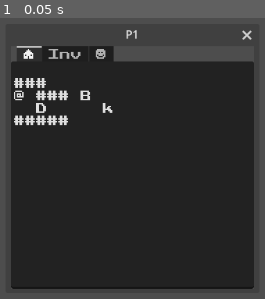
Above: before the commit, frame 1.
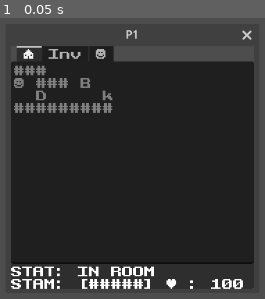
Above: after the commit, the same moment.

Repository: KaizNike/rlreddit-roguelike-tutorial-project-by-KN
Game: Godot game, scene res://src/player.tscn
Two runs of this game, one before a commit and one after it. Both use one fixed random seed, a clock stepped at 60 frames per second and the inputs below. The project has no main scene, so this scene is started directly.
Inputs:
- Up to frame 1 (0.05 s): no input

The runs differ from the first frame. In frame 1, 5.9% of the frame differs, in the area x 4-96%, y 17-97%.

Commit message:
Part 1: Movement, UI, and Copy Pasting
Code From: 'Defeating User Built Dungeon' by Me

Diff:
--- a/Multiplayer RL - RLReddit Project/project.godot
+++ b/Multiplayer RL - RLReddit Project/project.godot
@@ -14,9 +14,51 @@
 config/features=PackedStringArray("4.2", "GL Compatibility")
 config/icon="res://icon.svg"
 
+[autoload]
+
+TurnManager="*res://src/globals/turnManager.tscn"
+
 [display]
 
 window/subwindows/embed_subwindows=false
+
+[input]
+
+k1_move_n={
+"deadzone": 0.5,
+"events": [Object(InputEventKey,"resource_local_to_scene":false,"resource_name":"","device":-1,"window_id":0,"alt_pressed":false,"shift_pressed":false,"ctrl_pressed":false,"meta_pressed":false,"pressed":false,"keycode":0,"physical_keycode":87,"key_label":0,"unicode":119,"echo":false,"script":null)
+]
+}
+k1_move_s={
+"deadzone": 0.5,
+"events": [Object(InputEventKey,"resource_local_to_scene":false,"resource_name":"","device":-1,"window_id":0,"alt_pressed":false,"shift_pressed":false,"ctrl_pressed":false,"meta_pressed":false,"pressed":false,"keycode":0,"physical_keycode":83,"key_label":0,"unicode":115,"echo":false,"script":null)
+]
+}
+k1_move_w={
+"deadzone": 0.5,
+"events": [Object(InputEventKey,"resource_local_to_scene":false,"resource_name":"","device":-1,"window_id":0,"alt_pressed":false,"shift_pressed":false,"ctrl_pressed":false,"meta_pressed":false,"pressed":false,"keycode":0,"physical_keycode":65,"key_label":0,"unicode":97,"echo":false,"script":null)
+]
+}
+k1_move_e={
+"deadzone": 0.5,
+"events": [Object(InputEventKey,"resource_local_to_scene":false,"resource_name":"","device":-1,"window_id":0,"alt_pressed":false,"shift_pressed":false,"ctrl_pressed":false,"meta_pressed":false,"pressed":false,"keycode":0,"physical_keycode":68,"key_label":0,"unicode":100,"echo":false,"script":null)
+]
+}
+k1_use_item={
+"deadzone": 0.5,
+"events": [Object(InputEventKey,"resource_local_to_scene":false,"resource_name":"","device":-1,"window_id":0,"alt_pressed":false,"shift_pressed":false,"ctrl_pressed":false,"meta_pressed":false,"pressed":false,"keycode":0,"physical_keycode":81,"key_label":0,"unicode":113,"echo":false,"script":null)
+]
+}
+k1_sleep={
+"deadzone": 0.5,
+"events": [Object(InputEventKey,"resource_local_to_scene":false,"resource_name":"","device":-1,"window_id":0,"alt_pressed":false,"shift_pressed":false,"ctrl_pressed":false,"meta_pressed":false,"pressed":false,"keycode":0,"physical_keycode":90,"key_label":0,"unicode":122,"echo":false,"script":null)
+]
+}
+k1_interact={
+"deadzone": 0.5,
+"events": [Object(InputEventKey,"resource_local_to_scene":false,"resource_name":"","device":-1,"window_id":0,"alt_pressed":false,"shift_pressed":false,"ctrl_pressed":false,"meta_pressed":false,"pressed":false,"keycode":0,"physical_keycode":69,"key_label":0,"unicode":101,"echo":false,"script":null)
+]
+}
 
 [rendering]
 
--- /dev/null
+++ b/Multiplayer RL - RLReddit Project/src/globals/turnManager.gd
@@ -0,0 +1,17 @@
+extends Node
+
+var multiplePlayers = false
+var players = []
+# Called when the node enters the scene tree for the first time.
+func _ready():
+	pass # Replace with function body.
+
+
+# Called every frame. 'delta' is the elapsed time since the previous frame.
+func _process(delta):
+	pass
+
+func manage_turn():
+	if multiplePlayers:
+		return false
+	return true
--- /dev/null
+++ b/Multiplayer RL - RLReddit Project/src/globals/turnManager.tscn
@@ -0,0 +1,6 @@
+[gd_scene load_steps=2 format=3 uid="uid://clwaqp16j3ewo"]
+
+[ext_resource type="Script" path="res://src/globals/turnManager.gd" id="1_pl2t1"]
+
+[node name="TurnManager" type="Node"]
+script = ExtResource("1_pl2t1")
--- /dev/null
+++ b/Multiplayer RL - RLReddit Project/src/player.gd
@@ -0,0 +1,153 @@
+extends Window
+
+## Main Player Window - to be copied between players
+
+var Floor = []
+var stam = 5
+var health = 100
+var status = "IN ROOM"
+
+@export var playerController = "k1"
+
+const COLLIDES = ["#", "D", "X", "*"]
+
+const ENTITIES = ["B","k"]
+
+const INTERACTS = ["D", "/"]
+
+const ALL = {"#": "WALL", " ": "FLOOR", ".": "FOOTSTEP",
+#INTERACTS
+"D": "DOOR", "/": "AJAR DOOR",
+#ENTITIES
+"k": "KOBOLD", "B": "BEAR"
+}
+
+# Called when the node enters the scene tree for the first time.
+func _ready():
+	Floor = _get_text_as_array(%"⌂TextEdit".text)
+	pass # Replace with function body.
+
+
+# Called every frame. 'delta' is the elapsed time since the previous frame.
+func _process(delta):
+	pass
+
+
+func _input(event):
+	var dir = Input.get_vector(playerController+"_move_w",playerController+"_move_e",playerController+"_move_n",playerController+"_move_s")
+	var wait = event.is_action_pressed(playerController+"_sleep")
+	if dir or wait:
+		if TurnManager.manage_turn():
+			print("Yay!")
+			if dir:
+				if stam:
+					print("Moving " + str(dir))
+					move_player(dir)
+					stam -= 1
+					write_stat2()
+				else:
+					print("Too tired!")
+					%"⌂Stat1".text = "REST: " + "NEEDED"
+			else:
+				print("Resting")
+				%"⌂Stat1".text = "REST: " + "+1"
+				stam += 1
+				write_stat2()
+
+		pass
+
+
+func _find_player(array) -> Vector2:
+	var Pos = Vector2.ZERO
+	for y in array:
+		for x in y:
+			if x == "☻":
+				return Pos
+			Pos.x += 1
+		Pos.x = 0
+		Pos.y += 1
+	return Pos
+
+
+func move_player(dir):
+	var status_changed = false
+	var pos = _find_player(Floor)
+	if not pos:
+		print("player not found")
+		return false
+	var loc = pos + dir
+	if loc.x < 0 or loc.x > Floor[0].size() - 1 or loc.y < 0 or loc.y > Floor.size() - 1:
+		%"⌂Stat1".text = "FEEL: " + "VOID"
+		return false
+	var Dest = Floor[loc.y][loc.x]
+	if Dest in INTERACTS or Dest in ENTITIES:
+		_handle_player_interaction(loc,Dest)
+		status_changed = true
+	if Dest in COLLIDES or Dest in ENTITIES:
+		%"⌂Stat1".text = "FEEL: " + ALL[Dest]
+		return
+		pass
+	Floor[pos.y][pos.x] = "."
+	Floor[loc.y][loc.x] = "☻"
+	if not status_changed:
+		#print(dir)
+		var dirs = {"(0, 1)": "SOUTH", "(0, -1)": "NORTH", "(1, 0)": "WEST", "(-1, 0)": "EAST"}
+		if str(dir) in dirs.keys():
+			var text = "MOVE: " + dirs[str(dir)]
+			%"⌂Stat1".text = text
+	%"⌂TextEdit".text = _return_array_to_text(Floor)
+
+
+func _handle_player_interaction(loc,obj):
+	%"⌂Stat1".text = "FIND: " + ALL[obj]
+	#match obj:
+		#pass
+	pass
+
+
+func _get_text_as_array(text : String) -> Array:
+	var a = []
+	var c = text.split("\n", false)
+	var longestTextLength = 0
+	for line in c:
+		if line.length() > longestTextLength:
+			longestTextLength = line.length()
+#	print(c)
+	for line in c:
+		var A = []
+#		var b = line.split("", false)
+#		print(b)
+		for Char in line:
+			A.append(Char)
+#			print(Char)
+		if longestTextLength > line.length():
+			for spot in range(longestTextLength - line.length()):
+				A.append(" ")
+		a.append(A)
+#	print(a)
+	return a
+
+
+func _return_array_to_text(a:Array) -> String:
+	var Return = ""
+	for row in a:
+		for Char in row:
+			Return += Char
+		Return += "\n"
+	print(Return)
+	return Return
+
+
+func write_stat1():
+	%"⌂Stat1".text = "STAT: " + status
+
+
+func write_stat2():
+	var stamText = ""
+	for spot in range(5):
+		if stam > spot:
+			stamText += "#"
+		else:
+			stamText += "_"
+	%"⌂Stat2".text = "STAM: [" + stamText + "] ♥ : " + str(health)
+	pass
--- a/Multiplayer RL - RLReddit Project/src/player.tscn
+++ b/Multiplayer RL - RLReddit Project/src/player.tscn
@@ -1,11 +1,13 @@
-[gd_scene load_steps=2 format=3 uid="uid://ctv6r6dt3y8kp"]
+[gd_scene load_steps=3 format=3 uid="uid://ctv6r6dt3y8kp"]
 
+[ext_resource type="Script" path="res://src/player.gd" id="1_6vgjo"]
 [ext_resource type="Theme" uid="uid://dnagboyn114lh" path="res://src/resources/pixelchunk.tres" id="1_8oujw"]
 
 [node name="Player" type="Window"]
 title = "P1"
 initial_position = 4
 size = Vector2i(350, 350)
+script = ExtResource("1_6vgjo")
 
 [node name="TabContainer" type="TabContainer" parent="."]
 anchors_preset = 15
@@ -15,22 +17,41 @@
 grow_vertical = 2
 theme = ExtResource("1_8oujw")
 
-[node name="⌂" type="TextEdit" parent="TabContainer"]
+[node name="⌂" type="VBoxContainer" parent="TabContainer"]
 layout_mode = 2
+
+[node name="⌂TextEdit" type="TextEdit" parent="TabContainer/⌂"]
+unique_name_in_owner = true
+layout_mode = 2
+size_flags_vertical = 3
 theme = ExtResource("1_8oujw")
-text = "
-###
-@ ### B
+text = "###
+☻ ### B
   D     k
-#####"
+#########"
 placeholder_text = "World! Hello!"
+editable = false
+
+[node name="⌂Stat1" type="Label" parent="TabContainer/⌂"]
+unique_name_in_owner = true
+layout_mode = 2
+text = "STAT: IN ROOM"
+
+[node name="⌂Stat2" type="Label" parent="TabContainer/⌂"]
+unique_name_in_owner = true
+layout_mode = 2
+text = "STAM: [#####] ♥ : 100"
 
 [node name="Inv" type="TextEdit" parent="TabContainer"]
+unique_name_in_owner = true
 visible = false
 layout_mode = 2
-text = "1 x Potion of Scrying"
+text = "1 x Potion of Scrying
+15 x Lockpicks"
+editable = false
 
 [node name="☻" type="TextEdit" parent="TabContainer"]
+unique_name_in_owner = true
 visible = false
 layout_mode = 2
 text = "♥ : 100
@@ -40,3 +61,4 @@
 ♫ : 100
 
 "
+editable = false
